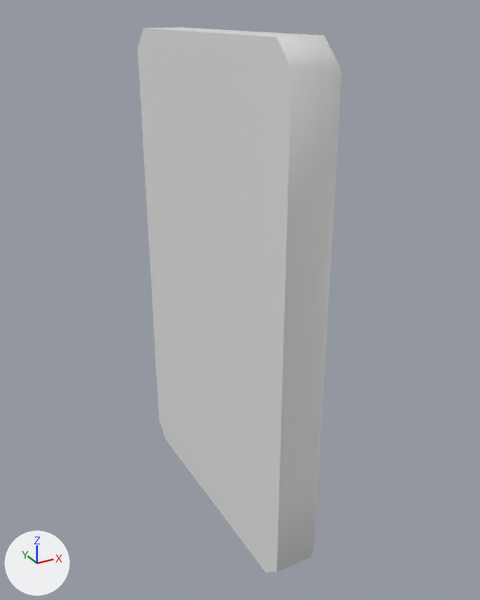
The FBX model GP2_Team09/Assets/Development/Anna/Numpad.fbx as it was, and as the next commit left it.
Before and after are seen from a 50 mm camera at (-0.25, -0.464, 0.238) aimed at (0.001, -0.008, 0.009). Lighting does not change. The marker at lower left points along +X, +Y and +Z. Where no turn or scale is listed for an object, it has been applied to the vertices. Vertices at the same position are counted once.

Before the edit, the objects in view are built like this:
```python
me_cube_033 = bpy.data.meshes.new('Cube.033')
me_cube_033.from_pydata(...)  # 398 vertices, 350 faces; spans x -0.028..0.01, y -0.124..0.124, z -0.196..0.222
ob_numpad = bpy.data.objects.new('Numpad', me_cube_033)
ob_numpad.location = (0.0, 0.0, 0.0)
```
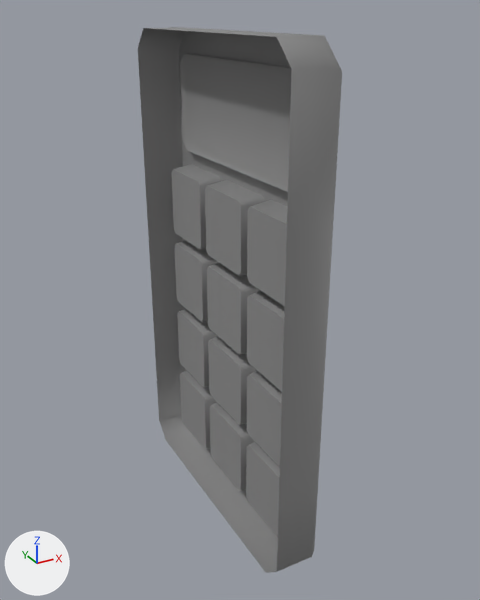
The newer file is also turned or shifted as a whole; pictures and numbers use the older file's frame.

Where the change shows, as pixel boxes [x1, y1, x2, y2] in the pictures (480 x 600 px):
part 1 of me_cube_033, deleted
    before: [138, 28, 292, 573]
part 2 of me_cube_033, recoloured
    before: [151, 27, 342, 572]
    after: [138, 27, 342, 573]

Edits to the bpy script that builds the scene:
```text
Add mat_computer_tex:
    mat_computer_tex = principled_material('Computer_tex')
    mat_computer_tex.base_color = (0.26, 0.26, 0.26)  # grey #8b8b8b
Change me_cube_033:
    used by ob_numpad; location = (0.0, 0.0, 0.0)
    remove me_cube_033.from_pydata(...)  # 398 vertices, 350 faces; spans x -0.028..0.01, y -0.124..0.124, z -0.196..0.222
    add me_cube_033.from_pydata(...)  # 374 vertices, 314 faces; spans x -0.028..0.01, y -0.124..0.124, z -0.196..0.222
    me_cube_033 part 1
    24 vertices are removed from x -0.028, y -0.107..0.107, z -0.18..0.205
    36 faces are deleted
    me_cube_033 part 2: 314 faces spanning x -0.028..0.01, y -0.124..0.124, z -0.196..0.222 switch from no material to mat_computer_tex (grey #8b8b8b)
```
